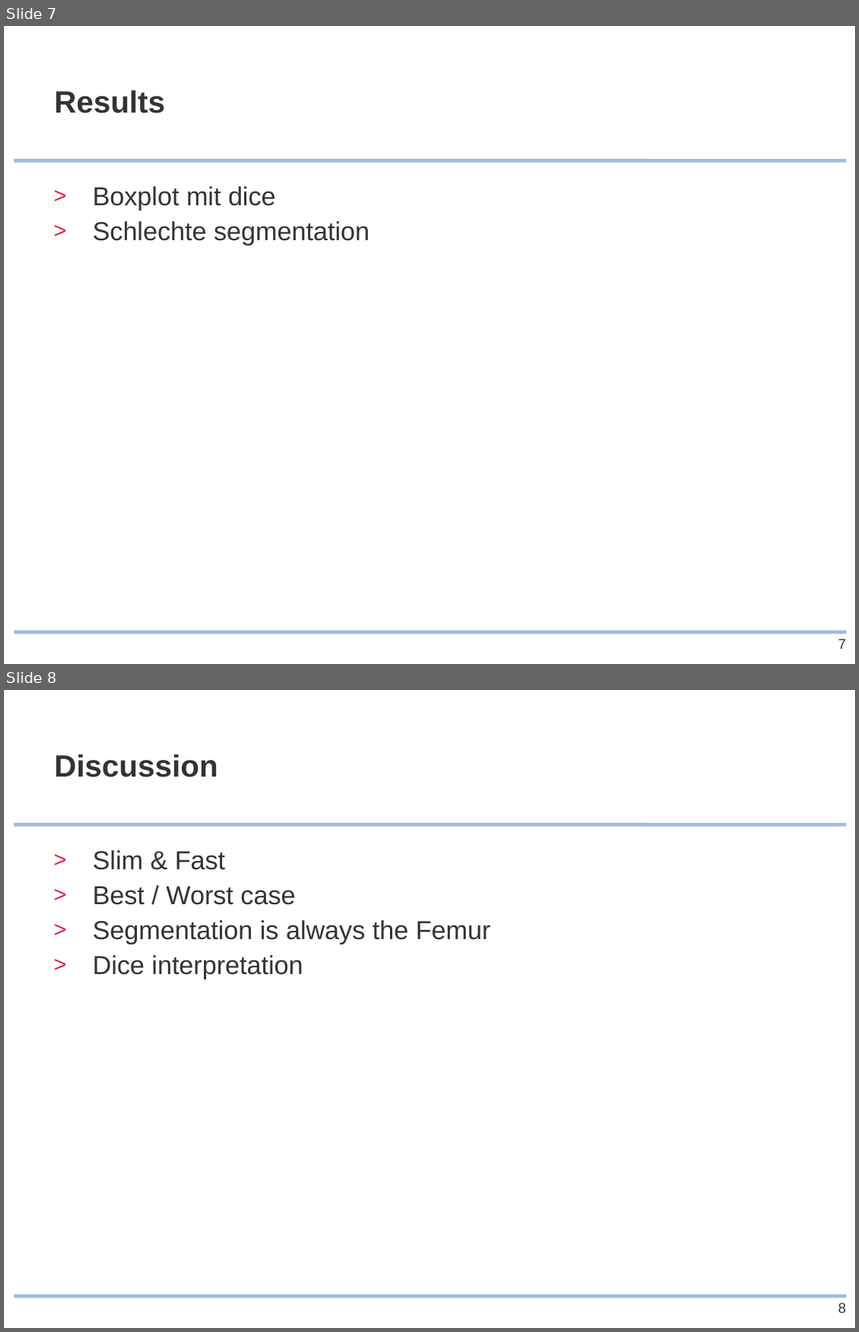
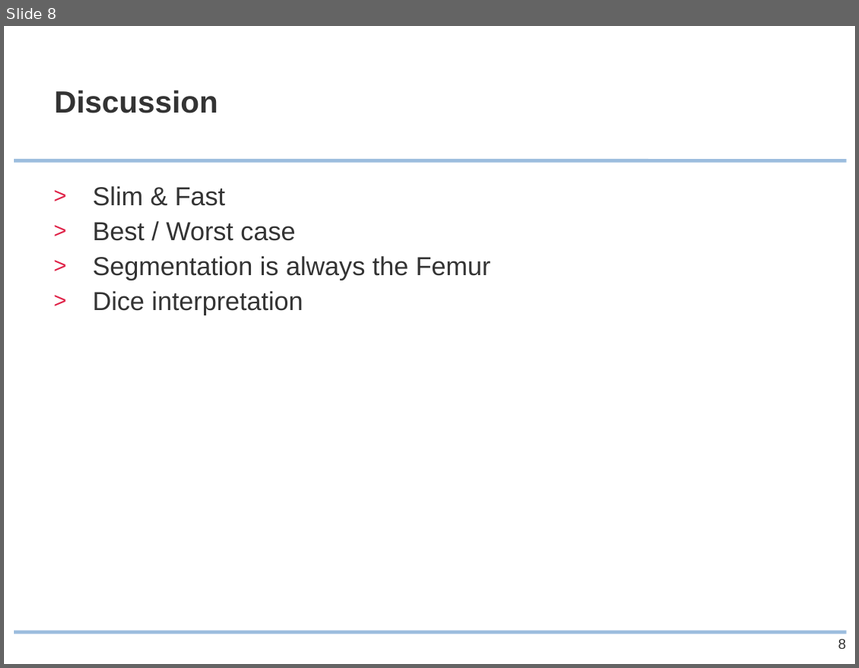
Before and after one commit to ipa/MIALab, a slide deck: doc/presentation/MIALab_slides.pptx. Shown one above the other, each under a label of ours: slides 7 and 8 before the commit, slide 8 after it. The pictures are 859x1332 and 859x668 pixels, drawn with LibreOffice and Linux fonts; fonts in the diff are those of the drawing; background and template pictures are left out. Boxes give left, top, right and bottom in pixels: in the first picture for what was removed or moved away, otherwise in the second. Text is boxed around its words. In the diff, an @@ line names an element or a change of style, - is before the commit and + after.

Commit message:
update presentation  results

```diff
--- a/doc/presentation/MIALab_slides.pptx
+++ b/doc/presentation/MIALab_slides.pptx
@@ slide 7 removed at (x1=4, y1=26, x2=855, y2=664), background #FFFFFF; not listed: 2 template elements that a slide beside it also shows @@
@@ title removed at (x1=54, y1=90, x2=165, y2=113) @@
-Results
@@ text removed at (x1=93, y1=186, x2=370, y2=245) @@
-> Boxplot mit dice
-> Schlechte segmentation
@@ page number removed at (x1=838, y1=639, x2=846, y2=649) @@
-7
```
Also in this commit, not shown: 1 slide changed, 2 slides added, 1 other file.
